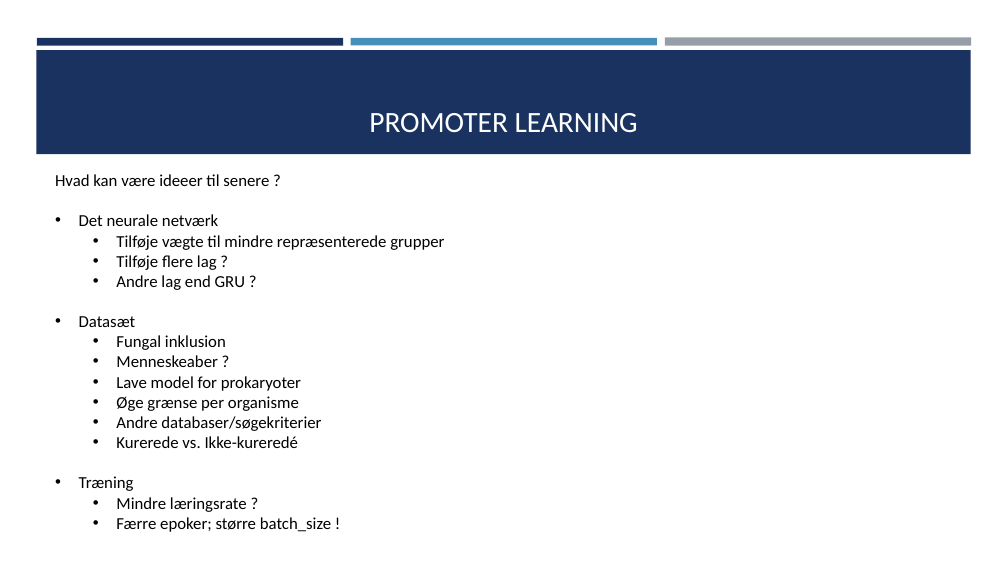
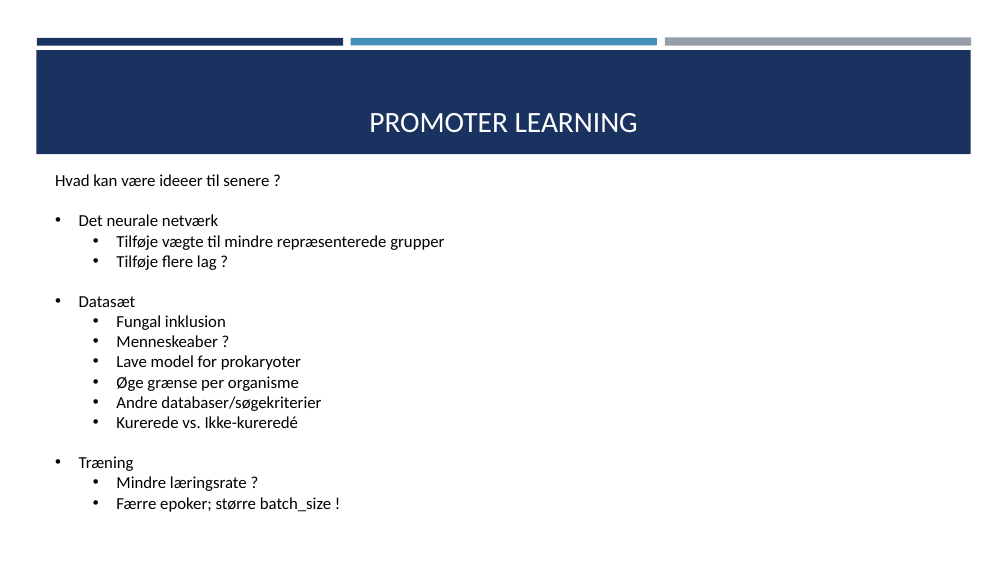
Before and after one commit to TheGamingEngineer/SPAC, a slide deck: slide 19 of uge_10-11 - machine learning/SPAC_uge10-11.ppsx. Drawn at 1008x567 pixels with LibreOffice and Linux fonts; fonts in the diff are those of the drawing. Boxes give left, top, right and bottom in pixels: in the first picture for what was removed or moved away, otherwise in the second. Text is boxed around its words. In the diff, an @@ line names an element or a change of style, - is before the commit and + after.

```diff
--- a/uge_10-11 - machine learning/SPAC_uge10-11.ppsx
+++ b/uge_10-11 - machine learning/SPAC_uge10-11.ppsx
@@ text at (116, 275, 245, 290): paragraph removed @@
-  • Andre lag end GRU ?
```
Also in this commit, not shown: 3 other files.
